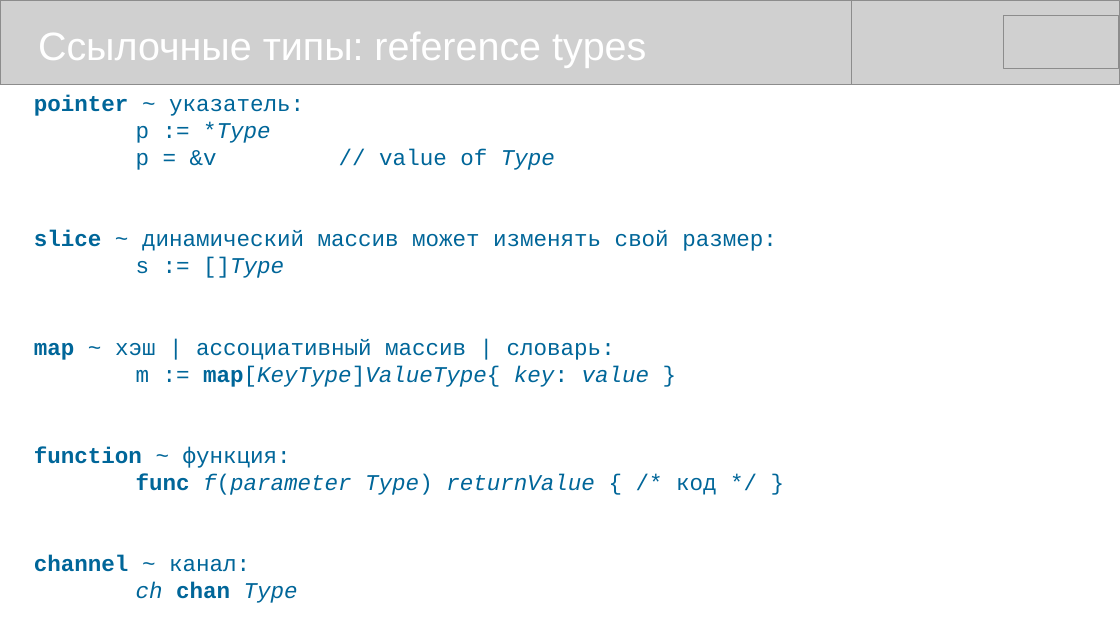
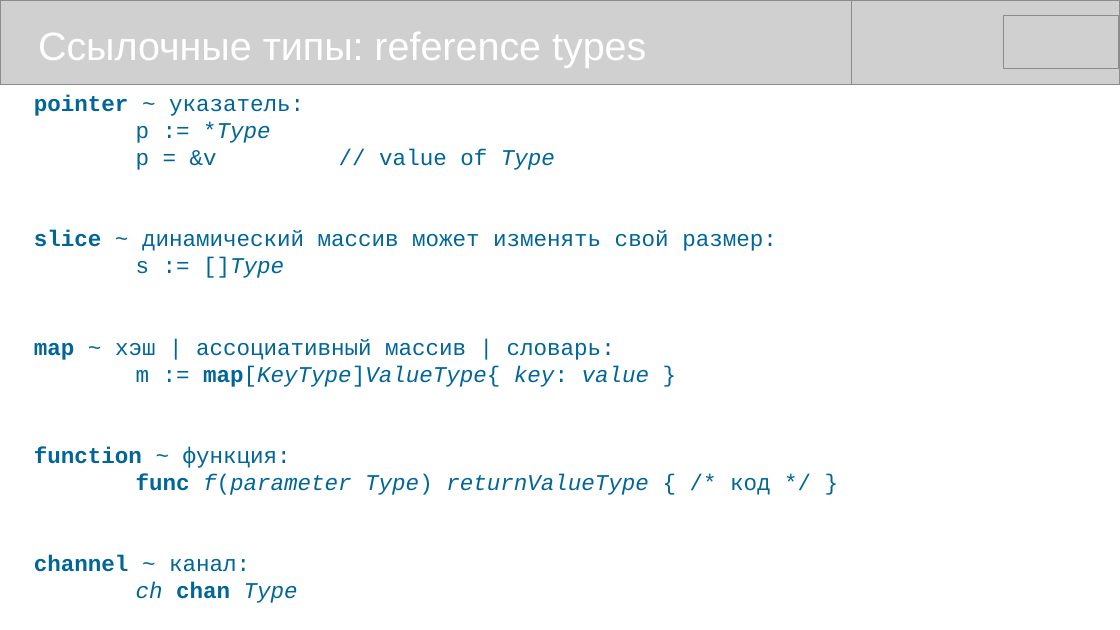
Before and after one commit to mike-shock/Go_language, a slide deck: slide 25 of Go_Review.odp (slide 24 before the commit). Drawn at 1120x630 pixels with LibreOffice and Linux fonts; fonts in the diff are those of the drawing; grey boxes stand for pictures. Boxes give left, top, right and bottom in pixels: in the first picture for what was removed or moved away, otherwise in the second. Text is boxed around its words. In the diff, an @@ line names an element or a change of style, - is before the commit and + after.

```diff
--- a/Go_Review.odp
+++ b/Go_Review.odp
@@ text at (136,474,771,495): text changed @@
-func f(parameter Type) returnValue { /* код */ }
+func f(parameter Type) returnValueType { /* код */ }
```
Also in this commit, not shown: 8 other slides changed, 1 slide added, 1 other file.
